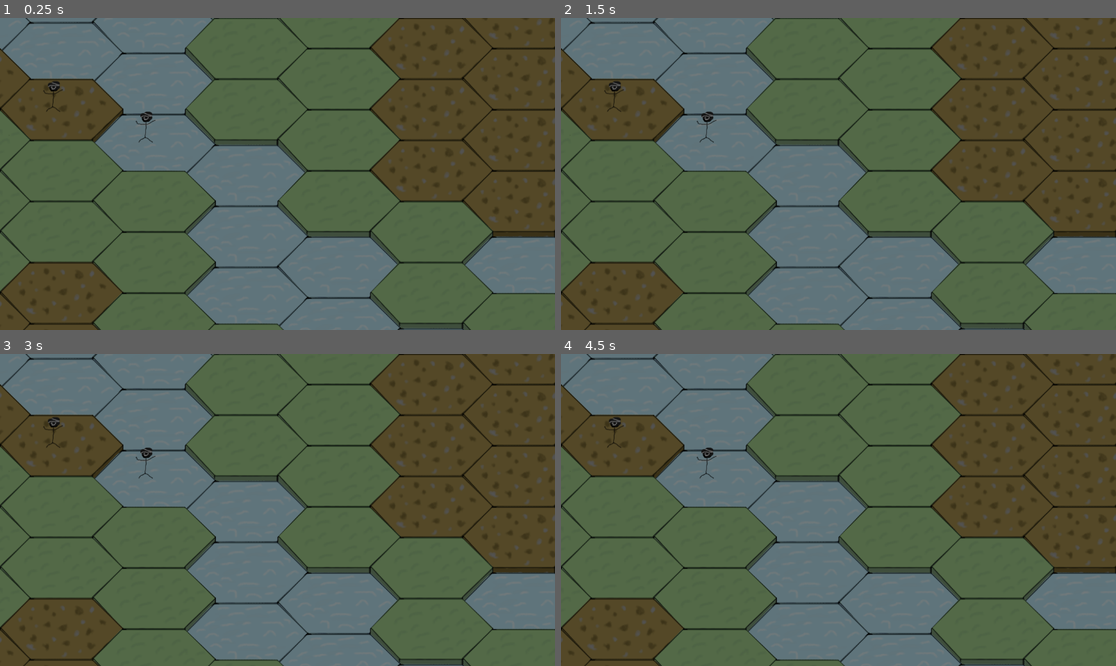
Above: before the commit, frames 1-4 (two rows, left to right).
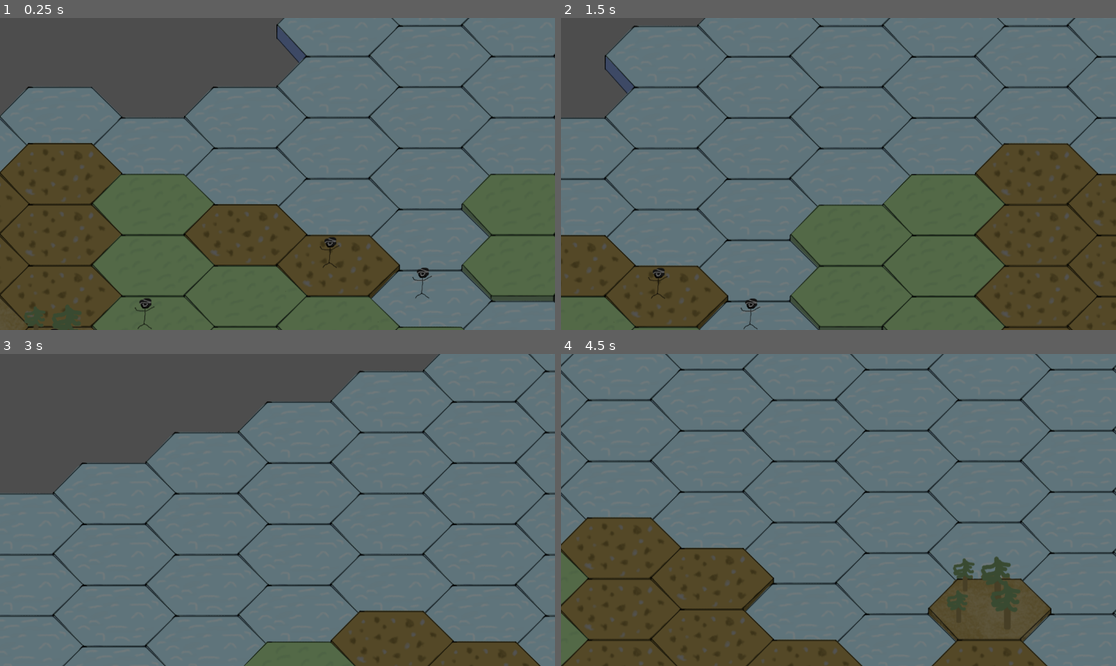
Above: after the commit, the same moments.

Repository: Schadows-Games-A-Synk/A_Synk_1
Game: Godot game, scene res://node_2d.tscn
Two runs of this game, one before a commit and one after it. Both use one fixed random seed, a clock stepped at 60 frames per second and the inputs below.
Inputs (mouse positions are in pixels of both pictures, inside the frame that each line leads up to):
- Up to frame 1 (0.25 s): no input
- Up to frame 2 (1.5 s): tap Enter at 0.5 s; move the mouse to (960, 158) at 0.52 s; press the mouse at (960, 158) at 0.53 s; tap Space at 1.25 s; move the mouse to (727, 189) at 1.27 s; release the mouse at (727, 189) at 1.28 s; click (727, 189) at 1.35 s
- Up to frame 3 (3 s): tap Enter at 2 s; move the mouse to (333, 441) at 2.02 s; press the mouse at (333, 441) at 2.03 s; tap Space at 2.75 s; move the mouse to (249, 572) at 2.77 s; release the mouse at (249, 572) at 2.78 s; click (249, 572) at 2.85 s
- Up to frame 4 (4.5 s): tap Enter at 3.5 s; move the mouse to (1005, 556) at 3.52 s; press the mouse at (1005, 556) at 3.53 s; tap Space at 4.25 s; move the mouse to (672, 463) at 4.27 s; release the mouse at (672, 463) at 4.28 s; click (672, 463) at 4.35 s

The runs differ from the first frame. In frame 1, 82% of the frame differs, in the area x 0-100%, y 0-100%; in frame 2, 74%; in frame 3, 82%; in frame 4, 71%.

Commit message:
Mouse input

Diff:
--- /dev/null
+++ b/asynk-rpg/camera_2d.gd
@@ -0,0 +1,25 @@
+extends Camera2D
+
+var OldMousePosition: Vector2
+# Called when the node enters the scene tree for the first time.
+func _ready() -> void:
+	pass # Replace with function body.
+
+
+# Called every frame. 'delta' is the elapsed time since the previous frame.
+func _process(delta: float) -> void:
+	pass
+
+func _input(event):
+	if event is InputEventMouseButton:
+		if event.button_index == MOUSE_BUTTON_WHEEL_UP and event.pressed and (zoom.x < 2.0 and zoom.y < 2.0):
+			zoom *= 1.1
+		elif event.button_index == MOUSE_BUTTON_WHEEL_DOWN and event.pressed and (zoom.x > 0.05 and zoom.y > 0.05):
+			zoom *= 0.9
+	if Input.is_action_just_pressed("MOUSE_BUTTON_LEFT"):
+		OldMousePosition = (get_viewport().get_mouse_position() + offset)
+	if Input.is_action_pressed("MOUSE_BUTTON_LEFT"):
+		if event is InputEventMouseMotion:
+			offset = (OldMousePosition- get_viewport().get_mouse_position())
+			print(OldMousePosition -get_viewport().get_mouse_position())
+			print(zoom)
--- a/asynk-rpg/node_2d.tscn
+++ b/asynk-rpg/node_2d.tscn
@@ -1,7 +1,8 @@
-[gd_scene load_steps=5 format=4 uid="uid://bc4iflixqag6m"]
+[gd_scene load_steps=6 format=4 uid="uid://bc4iflixqag6m"]
 
 [ext_resource type="Texture2D" uid="uid://bjjfbhlf3v80m" path="res://Char1.png" id="1_0e48y"]
 [ext_resource type="TileSet" uid="uid://b6a5lxciiicvn" path="res://Tileset1_Ground.tres" id="1_epypp"]
+[ext_resource type="Script" uid="uid://06u6djlsk3dm" path="res://camera_2d.gd" id="3_epypp"]
 
 [sub_resource type="TileSetAtlasSource" id="TileSetAtlasSource_0hol4"]
 texture = ExtResource("1_0e48y")
@@ -25,3 +26,7 @@
 [node name="TileMapLayer2" type="TileMapLayer" parent="TileMapLayer"]
 tile_map_data = PackedByteArray("AAABAAEAAAAAAAAAAAABAAQAAAAAAAAAAAABAAMAAAAAAAAAAAACAAEAAAAAAAAAAAA=")
 tile_set = SubResource("TileSet_q6r6c")
+
+[node name="Camera2D" type="Camera2D" parent="."]
+position = Vector2(2, 0)
+script = ExtResource("3_epypp")
--- a/asynk-rpg/project.godot
+++ b/asynk-rpg/project.godot
@@ -15,6 +15,24 @@
 config/features=PackedStringArray("4.5", "GL Compatibility")
 config/icon="res://icon.svg"
 
+[input]
+
+BUTTON_WHEEL_UP={
+"deadzone": 0.2,
+"events": [Object(InputEventMouseButton,"resource_local_to_scene":false,"resource_name":"","device":-1,"window_id":0,"alt_pressed":false,"shift_pressed":false,"ctrl_pressed":false,"meta_pressed":false,"button_mask":0,"position":Vector2(0, 0),"global_position":Vector2(0, 0),"factor":1.0,"button_index":4,"canceled":false,"pressed":false,"double_click":false,"script":null)
+]
+}
+BUTTON_WHEEL_DOWN={
+"deadzone": 0.2,
+"events": [Object(InputEventMouseButton,"resource_local_to_scene":false,"resource_name":"","device":-1,"window_id":0,"alt_pressed":false,"shift_pressed":false,"ctrl_pressed":false,"meta_pressed":false,"button_mask":0,"position":Vector2(0, 0),"global_position":Vector2(0, 0),"factor":1.0,"button_index":5,"canceled":false,"pressed":false,"double_click":false,"script":null)
+]
+}
+MOUSE_BUTTON_LEFT={
+"deadzone": 0.2,
+"events": [Object(InputEventMouseButton,"resource_local_to_scene":false,"resource_name":"","device":-1,"window_id":0,"alt_pressed":false,"shift_pressed":false,"ctrl_pressed":false,"meta_pressed":false,"button_mask":0,"position":Vector2(0, 0),"global_position":Vector2(0, 0),"factor":1.0,"button_index":1,"canceled":false,"pressed":false,"double_click":false,"script":null)
+]
+}
+
 [rendering]
 
 renderer/rendering_method="gl_compatibility"
Not shown, added: asynk-rpg/camera_2d.gd.uid
